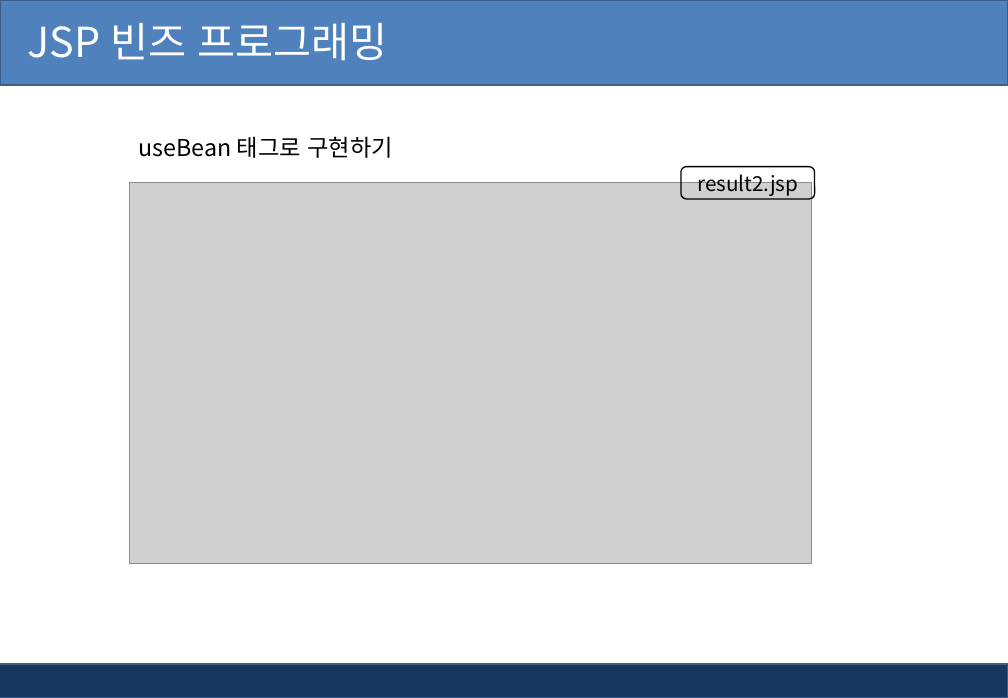
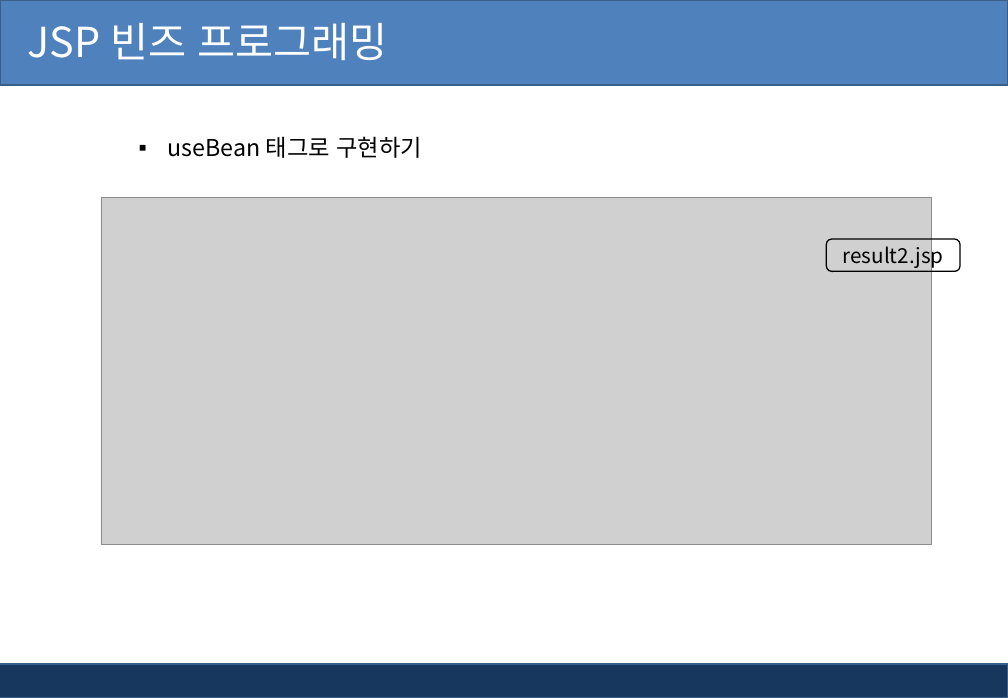
Before and after one commit to pshho/ngreen_project, a slide deck: slide 23 of jspWorks/자료/jsp_ppt/3장. jsp 내장 객체 및 폼.pptx (slide 24 before the commit). Drawn at 1008x698 pixels with LibreOffice and Linux fonts; fonts in the diff are those of the drawing; grey boxes stand for pictures; background and template pictures are left out. Boxes give left, top, right and bottom in pixels: in the first picture for what was removed or moved away, otherwise in the second. Text is boxed around its words. In the diff, an @@ line names an element or a change of style, - is before the commit and + after.

```diff
--- a/jspWorks/자료/jsp_ppt/3장. jsp 내장 객체 및 폼.pptx
+++ b/jspWorks/자료/jsp_ppt/3장. jsp 내장 객체 및 폼.pptx
@@ text "useBean 태그로 구현하기" at box(168, 136, 422, 158): bullet none to ▪ @@
@@ picture: place and size @@
-picture at box(129, 182, 813, 564)
+picture at box(101, 197, 933, 544)
@@ rounded rectangle "result2.jsp": place and size @@
-rounded rectangle "result2.jsp" at box(681, 167, 815, 199)
+rounded rectangle "result2.jsp" at box(827, 239, 961, 272)
```
Also in this commit, not shown: 3 other slides changed, 1 slide removed, 18 other files.
